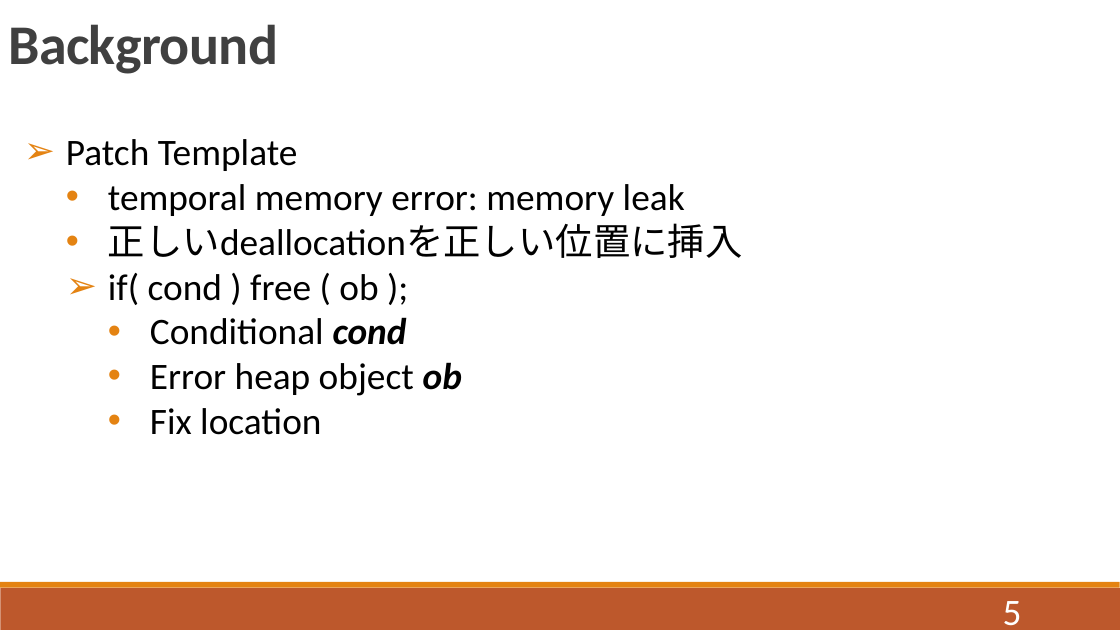
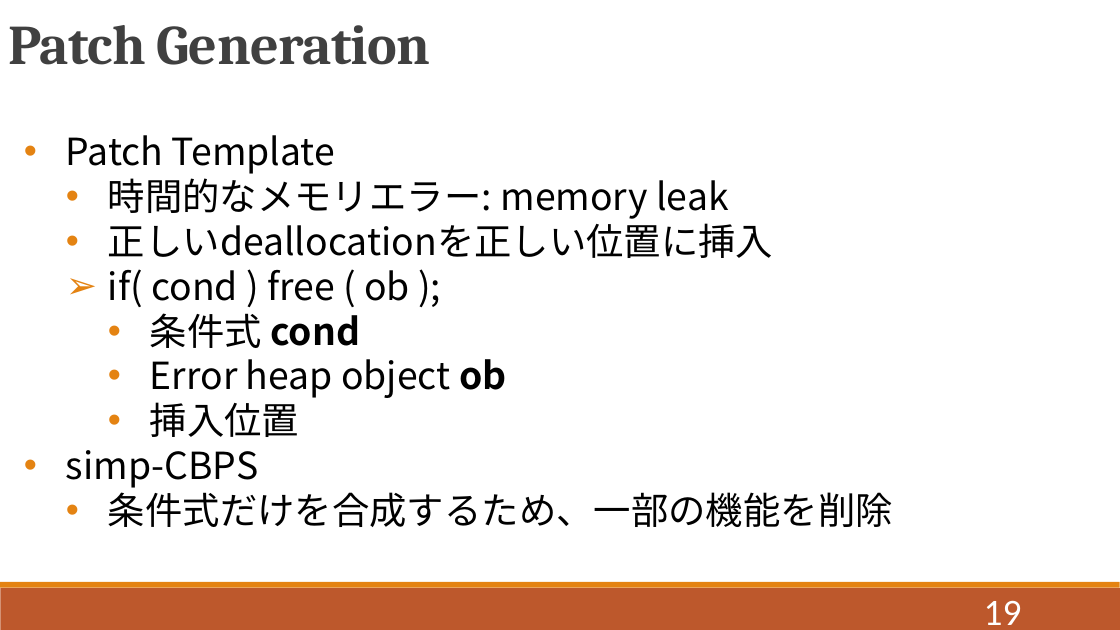
Before and after one commit to QIANZECHANG/MyResearch, a slide deck: slide 19 of 修論/修論発表.pptx (slide 5 before the commit). Drawn at 1120x630 pixels with LibreOffice and Linux fonts; fonts in the diff are those of the drawing. Boxes give left, top, right and bottom in pixels: in the first picture for what was removed or moved away, otherwise in the second. Text is boxed around its words. In the diff, an @@ line names an element or a change of style, - is before the commit and + after.

```diff
--- a/修論/修論発表.pptx
+++ b/修論/修論発表.pptx
@@ text at bbox=[8, 25, 431, 65]: text changed; font Calibri to Cambria @@
-Background
+Patch Generation
@@ text at bbox=[66, 135, 773, 398]: font Calibri to Noto Sans CJK JP in "Patch Template", "正しいdeallocationを正しい位置に挿入", "if( cond ) free ( ob );", "Error heap object ob"; italic off in "ob"; bullet ➢ to • @@
@@ text at bbox=[108, 172, 728, 219]: text changed; font Calibri to Noto Sans CJK JP @@
-  • temporal memory error: memory leak
+  • 時間的なメモリエラー: memory leak
@@ text at bbox=[150, 313, 360, 348]: text changed; font Calibri to Noto Sans CJK JP; bold on @@
-    • Conditional cond
+    • 条件式 cond
@@ text at bbox=[66, 402, 893, 527]: text changed; font Calibri to Noto Sans CJK JP @@
-    • Fix location
+    • 挿入位置
+• simp-CBPS
+  • 条件式だけを合成するため、一部の機能を削除
@@ page number at bbox=[984, 600, 1022, 625]: text changed @@
-5
+19
```
Also in this commit, not shown: 24 other slides changed, 8 slides added, 1 slide removed, 16 other files.
